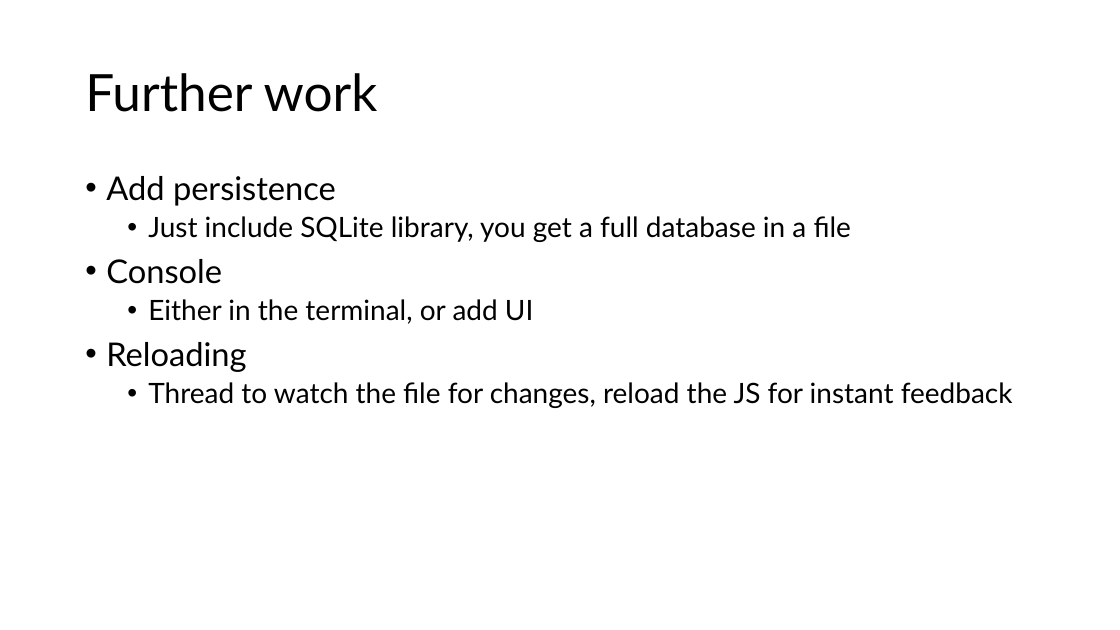
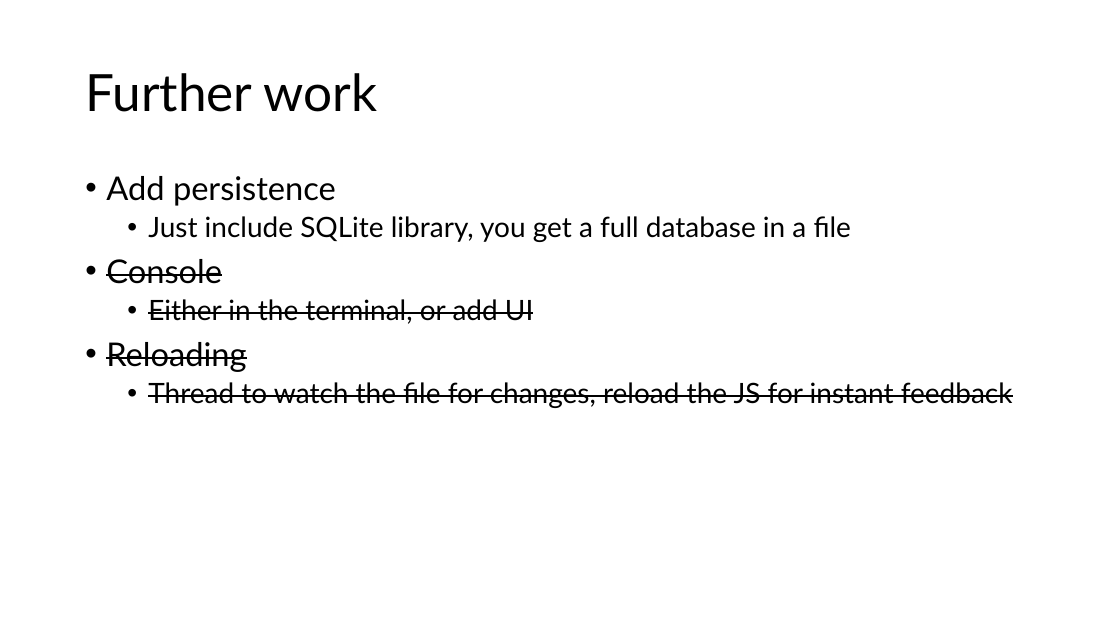
Before and after one commit to tatut/js_native_apps, a slide deck: slide 34 of helsinkijs-talk-2026-11.pptx. Drawn at 1120x630 pixels with LibreOffice and Linux fonts; fonts in the diff are those of the drawing. Boxes give left, top, right and bottom in pixels: in the first picture for what was removed or moved away, otherwise in the second. Text is boxed around its words. In the diff, an @@ line names an element or a change of style, - is before the commit and + after.

Commit message:
Reload updates

```diff
--- a/helsinkijs-talk-2026-11.pptx
+++ b/helsinkijs-talk-2026-11.pptx
@@ text at <box>106,259,1013,408</box>: strikethrough on in "Console", "Either in the terminal, or add UI", "Reloading", "Thread to watch the file for changes, ..." @@
```
Also in this commit, not shown: 1 other slide changed, 1 slide added, 3 slides removed, 3 other files.
